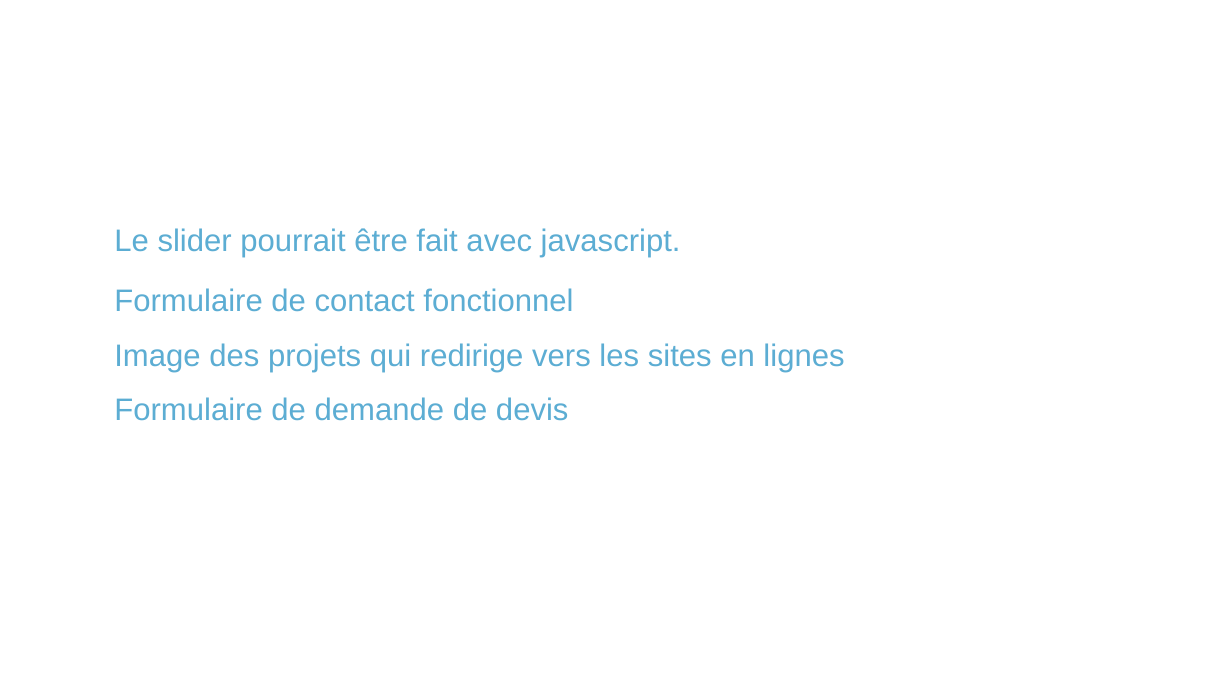
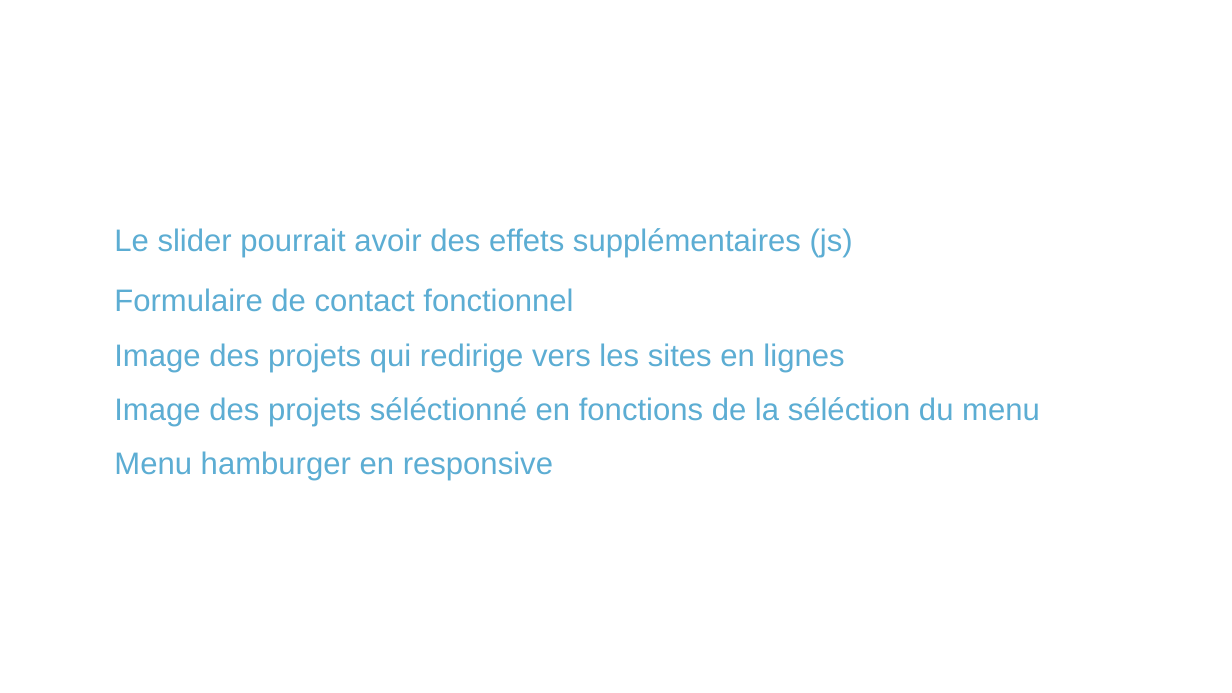
Before and after one commit to anais0210/projet1_openClassRooms, a slide deck: slide 8 of doc/projet1-presentation.odp. Drawn at 1232x693 pixels with LibreOffice and Linux fonts; fonts in the diff are those of the drawing; background and template pictures are left out. Boxes give left, top, right and bottom in pixels: in the first picture for what was removed or moved away, otherwise in the second. Text is boxed around its words. In the diff, an @@ line names an element or a change of style, - is before the commit and + after.

```diff
--- a/doc/projet1-presentation.odp
+++ b/doc/projet1-presentation.odp
@@ text at bbox=[114, 228, 853, 258]: text changed @@
-● Le slider pourrait être fait avec javascript.
+● Le slider pourrait avoir des effets supplémentaires (js)
@@ text at bbox=[114, 397, 1040, 480]: text changed @@
-● Formulaire de demande de devis
+● Image des projets séléctionné en fonctions de la séléction du menu
+● Menu hamburger en responsive
```
Also in this commit, not shown: 1 other slide changed, 1 slide added, 1 slide removed.
